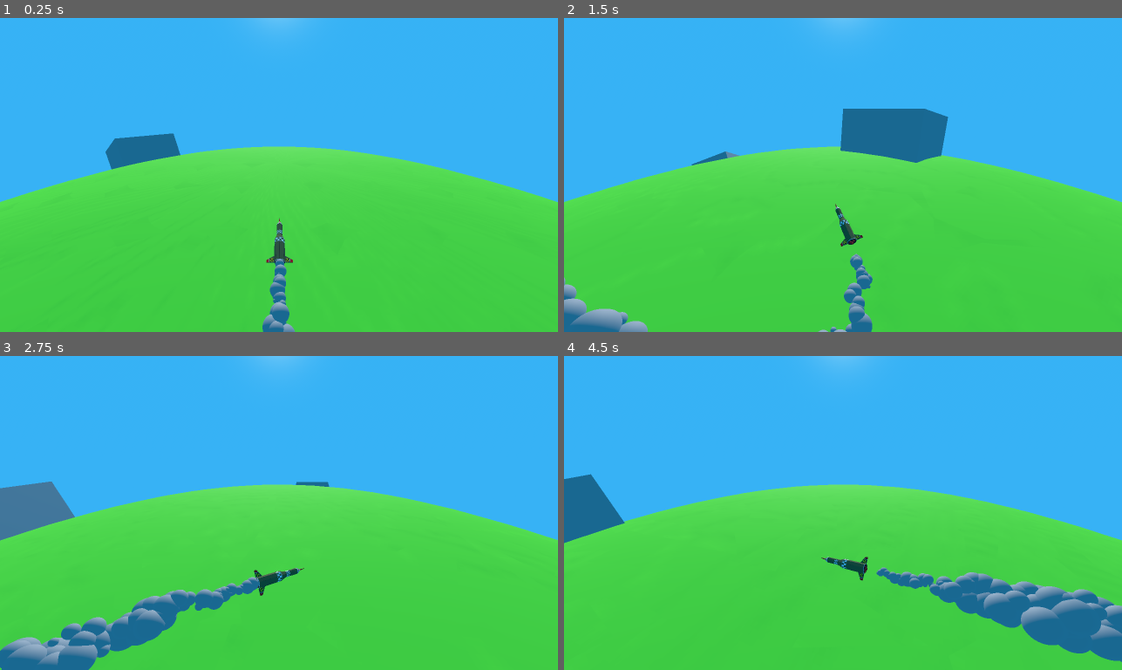
Above: before the commit, frames 1-4 (two rows, left to right).
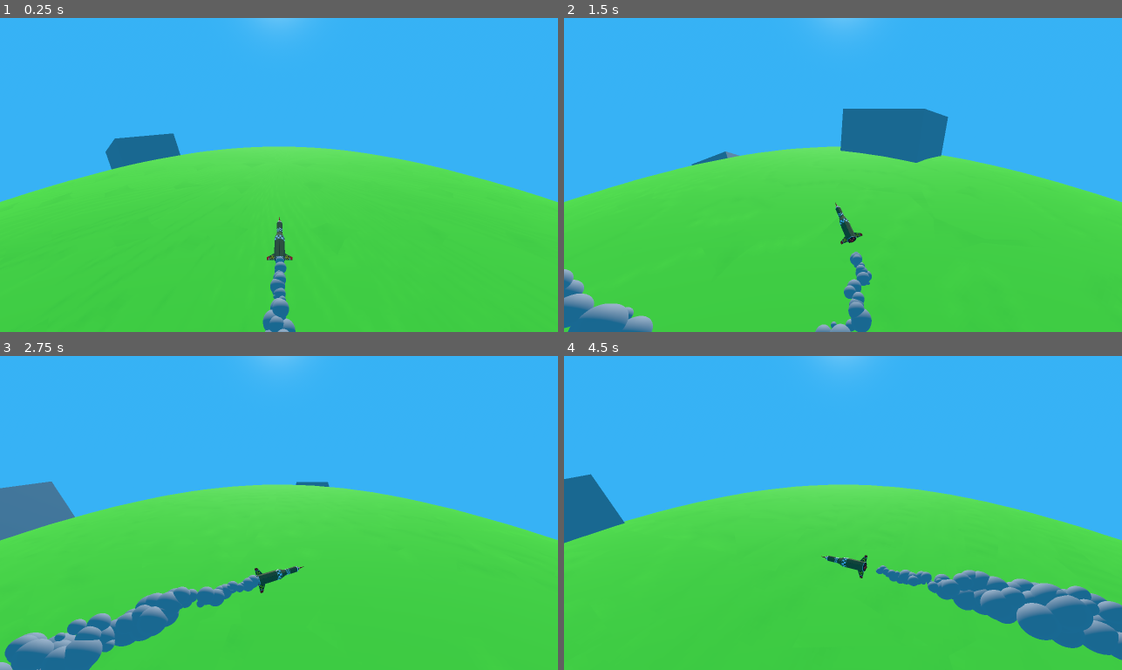
Above: after the commit, the same moments.

Repository: JacobCormier/I-cant-blow-up-mankind
Game: Godot game, scene res://scenes/Level1.tscn
Same seed, same stepped clock (60 frames per second), same inputs: the game is played once before the commit and once after it. Sound files missing from this copy of the repository are replaced by a short silence.
Inputs:
- Up to frame 1 (0.25 s): no input
- Up to frame 2 (1.5 s): tap Enter at 0.5 s; hold Right (ui_right) 0.53-1.28 s; tap Space (ui_select) at 0.77 s; hold Left (ui_left) from 1.28 s (still down)
- Up to frame 3 (2.75 s): tap Space (ui_select) at 1.52 s; release Left (ui_left) at 2.03 s; hold Right (ui_right) from 2.03 s (still down)
- Up to frame 4 (4.5 s): tap Space (ui_select) at 3.02, 3.77 s; release Right (ui_right) at 3.53 s; hold Left (ui_left) from 3.53 s (still down)

The runs differ from the first frame. In frame 1, 0.7% of the frame differs, in the area x 47-53%, y 63-100%; in frame 2, 2.2%; in frame 3, 3.0%; in frame 4, 3.2%, in the area x 46-100%, y 63-98%.

Commit message:
Moved ICBM rotation to Player in scene.

Diff:
--- a/scenes/Level1.tscn
+++ b/scenes/Level1.tscn
@@ -75,4 +75,4 @@
 surface_material_override/0 = SubResource("StandardMaterial3D_p3gbj")
 
 [node name="Player" parent="." instance=ExtResource("2_xur1j")]
-transform = Transform3D(1, 0, 0, 0, 1, 0, 0, 0, 1, 0, 494, 97)
+transform = Transform3D(1, 0, 0, 0, 0.320927, 0.947104, 0, -0.947104, 0.320927, 0, 494, 97)
--- a/scenes/player/player.tscn
+++ b/scenes/player/player.tscn
@@ -8,11 +8,8 @@
 [node name="Player" type="Node3D"]
 script = ExtResource("1_h3d2r")
 
-[node name="ICBMTransformParent" type="Node3D" parent="."]
-transform = Transform3D(1, 0, 0, 0, 0.320927, 0.947104, 0, -0.947104, 0.320927, 0, 0, 0.763107)
-
-[node name="ICBM" parent="ICBMTransformParent" instance=ExtResource("2_3hlt2")]
+[node name="ICBM" parent="." instance=ExtResource("2_3hlt2")]
 script = ExtResource("3_btq88")
 
-[node name="rocket_particles" parent="ICBMTransformParent/ICBM" instance=ExtResource("4_gjylr")]
+[node name="rocket_particles" parent="ICBM" instance=ExtResource("4_gjylr")]
 transform = Transform3D(1, 0, 0, 0, 1, -5.96046e-08, 0, 5.96046e-08, 1, 0, 2.98023e-07, -8.9407e-08)
--- a/scripts/player/player_controller.gd
+++ b/scripts/player/player_controller.gd
@@ -1,9 +1,8 @@
 class_name PlayerController
 extends Node3D
 
-@onready var icbm_model: Node3D = $ICBMTransformParent/ICBM
+@onready var icbm_model: Node3D = $ICBM
 @onready var globe_manager: Node3D = $"../GlobeManager"
-
 
 var current_turn_direction = TurnDirection.NONE
 enum TurnDirection {NONE, LEFT, RIGHT}
